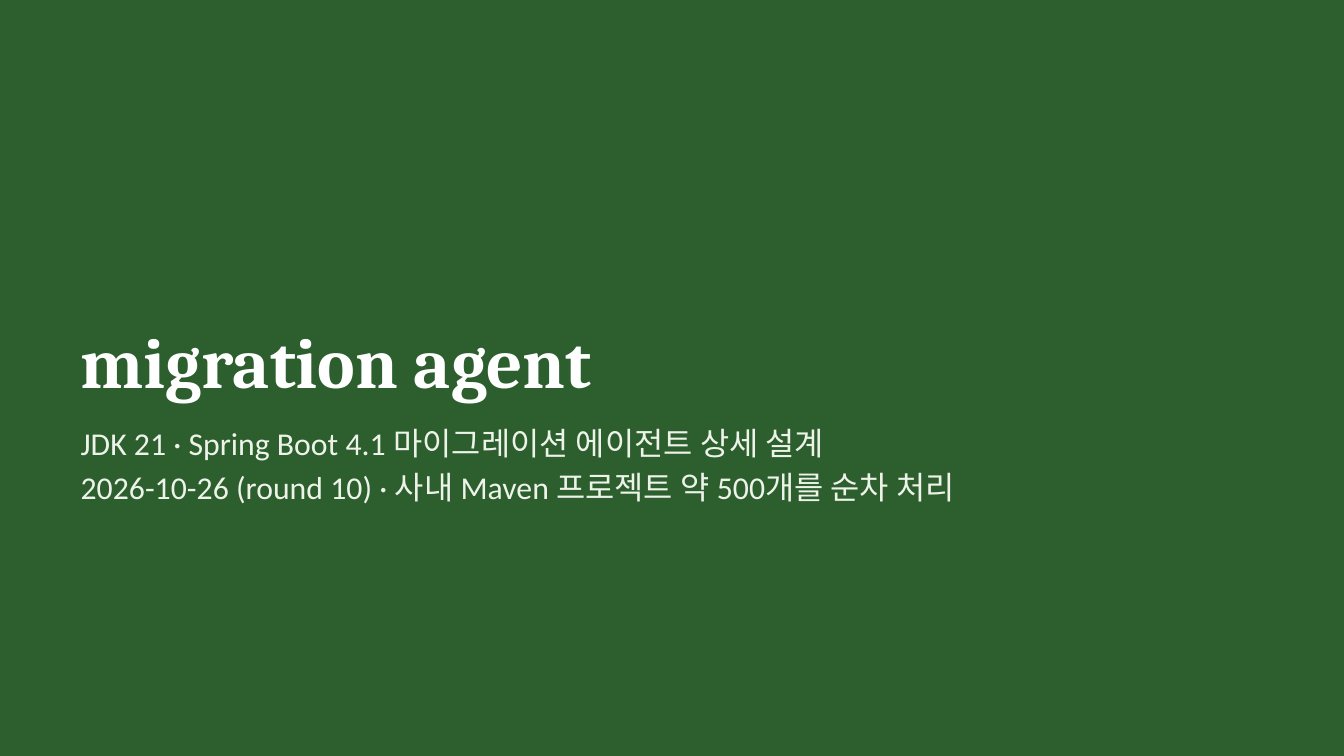
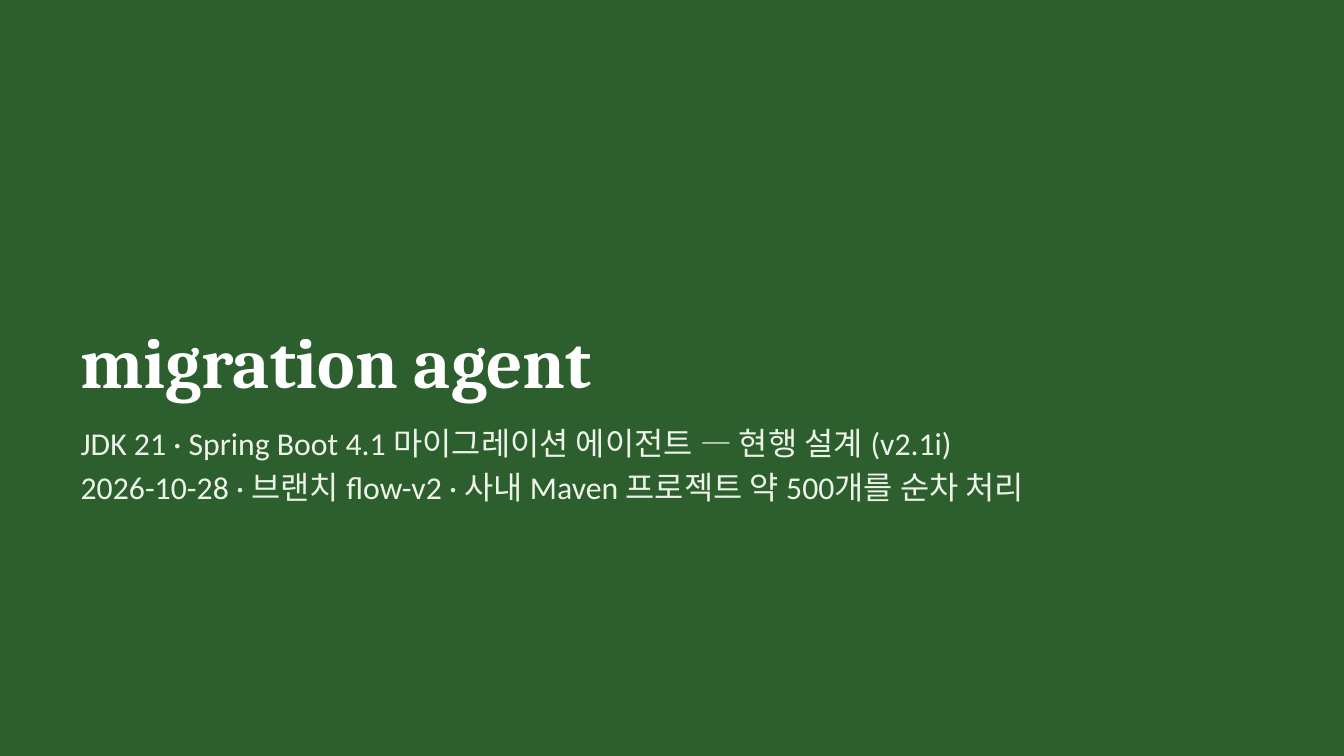
Before and after one commit to acandiatale/tutu, a slide deck: slide 1 of docs/migration-agent/migration-agent.pptx. Drawn at 1344x756 pixels with LibreOffice and Linux fonts; fonts in the diff are those of the drawing. Boxes give left, top, right and bottom in pixels: in the first picture for what was removed or moved away, otherwise in the second. Text is boxed around its words. In the diff, an @@ line names an element or a change of style, - is before the commit and + after.

```diff
--- a/docs/migration-agent/migration-agent.pptx
+++ b/docs/migration-agent/migration-agent.pptx
@@ text at bbox=[81, 428, 1024, 502]: text changed @@
-JDK 21 · Spring Boot 4.1 마이그레이션 에이전트 상세 설계
-2026-10-26 (round 10) · 사내 Maven 프로젝트 약 500개를 순차 처리
+JDK 21 · Spring Boot 4.1 마이그레이션 에이전트 — 현행 설계 (v2.1i)
+2026-10-28 · 브랜치 flow-v2 · 사내 Maven 프로젝트 약 500개를 순차 처리
```
Also in this commit, not shown: 9 other slides changed, 27 slides added, 35 slides removed, 31 other files.
